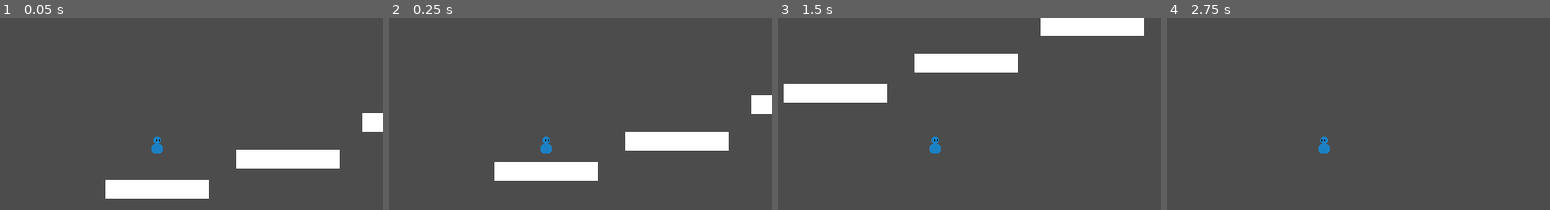
Above: before the commit, frames 1-4 (left to right).
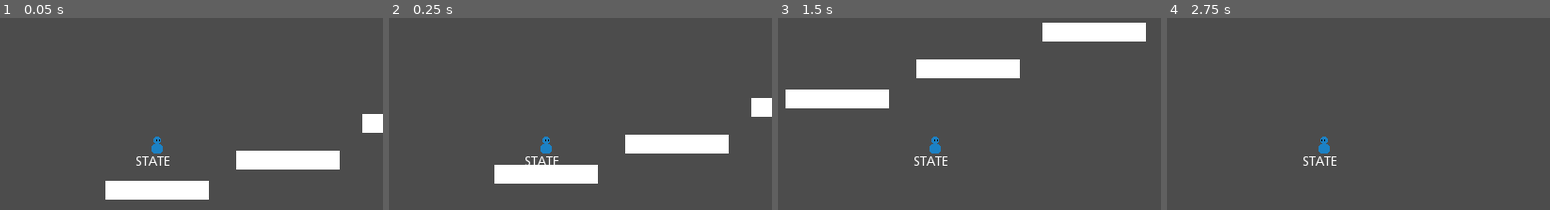
Above: after the commit, the same moments.

Repository: VuurMos/godot-3.5-platformer-character-controller
Game: Godot game, scene res://Game.tscn
The game is run twice, just before and just after one commit, with the same random seed, the same clock (stepped at 60 frames per second) and the same inputs.
Inputs:
- Up to frame 1 (0.05 s): no input
- Up to frame 2 (0.25 s): no input
- Up to frame 3 (1.5 s): hold Space (jump) 0.53-1.28 s; hold Right (right) from 0.53 s (still down); tap Space (jump) at 1.35 s
- Up to frame 4 (2.75 s): tap Space (jump) at 1.52, 1.82 s; tap Enter at 2 s; release Right (right) at 2.03 s; hold Left (left) from 2.03 s (still down); hold Space (jump) from 2.03 s (still down)

The runs differ from the first frame. In frame 1, 0.8% of the frame differs, in the area x 27-100%, y 49-95%; in frame 2, 1.8%; in frame 3, 5.0%, in the area x 1-97%, y 0-77%; in frame 4, 0.2%.
Error before the commit: Invalid set index 'state_machine' (on base: 'Node') with value of type 'Node (player-state-machine.gd)'. (res://player/player-state-machine.gd:14)

Commit message:
Successfully moved functionality into state machine

Diff:
--- a/platformer-controller/player/PlatformController.tscn
+++ b/platformer-controller/player/PlatformController.tscn
@@ -1,9 +1,11 @@
-[gd_scene load_steps=6 format=2]
+[gd_scene load_steps=8 format=2]
 
 [ext_resource path="res://player/platform-controller.gd" type="Script" id=1]
 [ext_resource path="res://player/player_base_sprite.png" type="Texture" id=2]
 [ext_resource path="res://player/player-state-machine.gd" type="Script" id=3]
 [ext_resource path="res://player/player-idle-state.gd" type="Script" id=4]
+[ext_resource path="res://player/player-air-state.gd" type="Script" id=5]
+[ext_resource path="res://player/player-move-state.gd" type="Script" id=6]
 
 [sub_resource type="CapsuleShape2D" id=1]
 radius = 6.0
@@ -28,6 +30,13 @@
 wait_time = 0.2
 one_shot = true
 
+[node name="StateLabel" type="RichTextLabel" parent="."]
+margin_left = -23.0
+margin_top = 11.0
+margin_right = 22.0
+margin_bottom = 38.0
+text = "STATE"
+
 [node name="StateMachine" type="Node" parent="."]
 script = ExtResource( 3 )
 initial_state = NodePath("Idle")
@@ -36,5 +45,7 @@
 script = ExtResource( 4 )
 
 [node name="Move" type="Node" parent="StateMachine"]
+script = ExtResource( 6 )
 
 [node name="Air" type="Node" parent="StateMachine"]
+script = ExtResource( 5 )
--- a/platformer-controller/player/platform-controller.gd
+++ b/platformer-controller/player/platform-controller.gd
@@ -4,39 +4,28 @@
 var max_speed := 120
 var acceleration := 500
 var friction := 400
-var _velocity := Vector2.ZERO
-var _input_direction := 0.0
+var velocity := Vector2.ZERO
+var input_direction := 0.0
+var jump_input := false
 var _facing_right := true
 onready var sprite = $Sprite
 onready var jump_buffer = $JumpTimers/JumpBuffer
 onready var coyote_timer = $JumpTimers/CoyoteTimer
 
 func _input(event):
+	# Check if jump input has been pressed (recently with buffer)
 	if event.is_action_pressed("jump"):
+		jump_input = true
 		jump_buffer.start()
 
+	# Check if should cancel jump early
+	if event.is_action_released("jump"):
+		jump_input = false
+		pass
+
+
 func _physics_process(delta):
-	_input_direction = _get_input_direction()
-
-	if is_zero_approx(_input_direction):
-		if !is_zero_approx(_velocity.x):
-			_apply_friction(friction * delta)
-	else:
-		_apply_acceleration(_input_direction * acceleration * delta)
-		_check_direction_facing()
-
-	if is_on_floor():
-		coyote_timer.start()
-
-		if !jump_buffer.is_stopped():
-			_add_jump_force()
-	else:
-		_apply_gravity()
-
-		if !coyote_timer.is_stopped() and !jump_buffer.is_stopped():
-			_add_jump_force()
-
-	_apply_movement()
+	input_direction = _get_input_direction()
 
 
 func _get_input_direction():
@@ -45,20 +34,20 @@
 	return input
 
 
-func _apply_friction(_amount : float):
-	if _velocity.x > _amount:
-		_velocity.x -= _velocity.x * _amount
+func apply_friction(_amount : float):
+	if velocity.x > _amount:
+		velocity.x -= velocity.x * _amount
 	else:
-		_velocity.x = 0.0
+		velocity.x = 0.0
 
 
-func _apply_acceleration(_amount : float):
-	_velocity.x += _amount
-	_velocity.x = clamp(_velocity.x, -max_speed, max_speed)
+func apply_acceleration(_amount : float):
+	velocity.x += _amount
+	velocity.x = clamp(velocity.x, -max_speed, max_speed)
 
 
-func _check_direction_facing():
-	if _input_direction > 0:
+func check_direction_facing():
+	if velocity.x > 0:
 		_facing_right = true
 		sprite.flip_h = false
 	else:
@@ -66,16 +55,16 @@
 		sprite.flip_h = true
 
 
-func _add_jump_force():
-	_velocity.y = -200
+func add_jump_force():
+	velocity.y = -200
 	jump_buffer.stop()
 	coyote_timer.stop()
 
 
-func _apply_gravity():
-	_velocity.y += 9.8
+func apply_gravity():
+	velocity.y += 9.8
 
 
-func _apply_movement():
-	_velocity.x = _input_direction * max_speed
-	_velocity = move_and_slide(_velocity, Vector2.UP)
+func apply_movement():
+	velocity.x = input_direction * max_speed
+	velocity = move_and_slide(velocity, Vector2.UP)
--- /dev/null
+++ b/platformer-controller/player/player-air-state.gd
@@ -0,0 +1,30 @@
+# Air State
+extends PlayerState
+
+func enter(msg := {}) -> void:
+	# Jump if entering air state from jump input
+	if msg.has("jump"):
+		player.add_jump_force()
+
+func update(delta: float) -> void:
+	# Coyote jump check
+	if !player.jump_buffer.is_stopped() and !player.coyote_timer.is_stopped():
+		player.add_jump_force()
+
+	# Player movement
+	if is_zero_approx(player.input_direction):
+		if !is_zero_approx(player.velocity.x):
+			player.apply_friction(player.friction * delta)
+	else:
+		player.apply_acceleration(player.input_direction * player.acceleration * delta)
+		player.check_direction_facing()
+
+	player.apply_gravity()
+	player.apply_movement()
+
+	# If grounded, transition to move or idle states
+	if player.is_on_floor():
+		if is_zero_approx(player.velocity.x):
+			state_machine.transition_to("Idle")
+		else:
+			state_machine.transition_to("Move")
--- a/platformer-controller/player/player-idle-state.gd
+++ b/platformer-controller/player/player-idle-state.gd
@@ -1,15 +1,20 @@
 # Idle State
 extends PlayerState
 
-func enter(_msg := {}) -> void:
-	owner.velocity = Vector2.ZERO
+func enter(msg := {}) -> void:
+	player.velocity = Vector2.ZERO
 
 func update(delta: float) -> void:
-	if !owner.is_on_floor():
+	# If the player is not grounded, transition to the air state
+	if !player.is_on_floor():
 		state_machine.transition_to("Air")
 		return
 
-	if Input.is_action_just_pressed("jump"):
+	# If the conditions for jump are valid, transition to the air state (jump)
+	player.coyote_timer.start()
+	if !player.jump_buffer.is_stopped():
 		state_machine.transition_to("Air", {jump = true})
-	elif Input.is_action_pressed("left") or Input.is_action_pressed("right"):
-		state_machine.transition_to("Run")
+
+	# If player direction input or x velocity != 0, transition to the move state
+	if !is_zero_approx(player.input_direction) or !is_zero_approx(player.velocity.x):
+		state_machine.transition_to("Move")
--- /dev/null
+++ b/platformer-controller/player/player-move-state.gd
@@ -0,0 +1,30 @@
+# Move State
+extends PlayerState
+
+func enter(msg := {}) -> void:
+	pass
+
+func update(delta: float) -> void:
+	# Player movement
+	if is_zero_approx(player.input_direction):
+		if !is_zero_approx(player.velocity.x):
+			player.apply_friction(player.friction * delta)
+	else:
+		player.apply_acceleration(player.input_direction * player.acceleration * delta)
+		player.check_direction_facing()
+
+	player.apply_movement()
+
+	# If the player is not grounded, transition to the air state
+	if !player.is_on_floor():
+		state_machine.transition_to("Air")
+		return
+
+	# If the conditions for jump are valid, transition to the air state (jump)
+	player.coyote_timer.start()
+	if !player.jump_buffer.is_stopped():
+		state_machine.transition_to("Air", {jump = true})
+
+	# If player x velocity == 0, transition to the idle state
+	if is_zero_approx(player.velocity.x):
+		state_machine.transition_to("Idle")
--- a/platformer-controller/player/player-state-machine.gd
+++ b/platformer-controller/player/player-state-machine.gd
@@ -11,7 +11,8 @@
 func _ready() -> void:
 	yield(owner, "ready")
 	for child in get_children():
-		child.state_machine = self
+#		child.state_machine = self
+		child.set_state_machine(self)
 	state.enter()
 
 
--- a/platformer-controller/player/player-state.gd
+++ b/platformer-controller/player/player-state.gd
@@ -2,6 +2,15 @@
 extends Node
 
 var state_machine = null
+var player = null
+
+func _ready() -> void:
+	yield(owner, "ready")
+	player = owner as PlatformController
+	assert(player != null)
+
+func set_state_machine(new_state_machine):
+	state_machine = new_state_machine
 
 
 func handle_input(_event: InputEvent) -> void:
